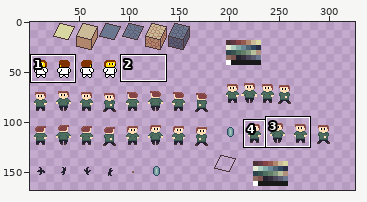
One commit to this sprite sheet: images/tiles.png. Above, an overview of the earlier version with the close-up marked.
Close-up. First the earlier version:
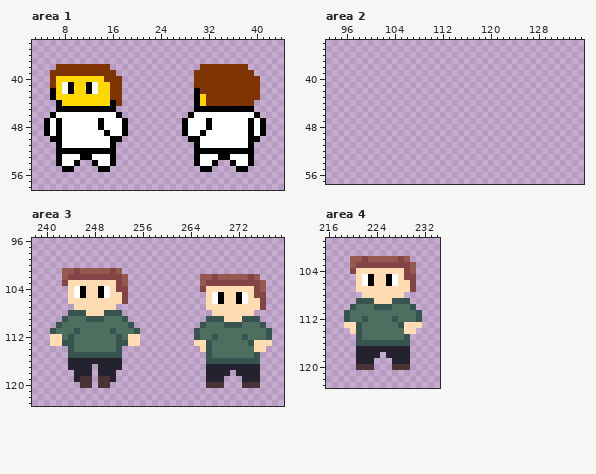
The file is 326x180 pixels. Shown: area 1: x 3..44, y 34..58; area 2: x 93..135, y 34..57; area 3: x 238..279, y 96..123; area 4: x 216..234, y 99..123. The wide view leaves out empty margins. The commit also changed other parts of the picture, which this record leaves out.
The result:
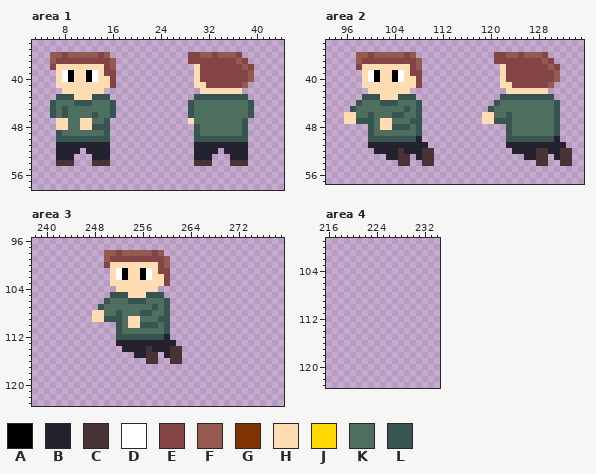
Palette (. is transparent): A #000000  B #24222e  C #4a3337  D #ffffff  E #844344  F #945a50  G #7f3300  H #ffdcb1  J #ffd800  K #4e6e60  L #385450
Change:
Changed rows in their new state; - is an unchanged pixel.
Area 1:
first column x 5:
36 -FFEFFFFFEF-------------EEFFEFFFE----
37 -FEEEEEEEEEF------------EEEEEEEEFE---
38 -EHHHHHHHHEF-------------HEEEEEEEFE--
39 -.HDAHHADHEE-------------HEEEEEEEEF--
40 -.HDAHHADHHE.------------HEEEEEEEEF.-
41 -.HHHHHHHHHE.------------HHEEEEEEF..-
42 -..HHHHHHH...------------.HHHHHHH...-
43 -.LLLHHHLLL..------------LLLLLLLLL..-
44 -LKKKLLLKKKL.-----------LKKKKKKKKKL--
45 -LKLKKKKKKKL------------LKKKKKKKKKL--
46 -LKLKKKKLKKL.-----------LKKKKKKKKKL.-
47 ..HHKKHHKKL...---------.HKKKKKKKKL...
48 ..HHKKHHLLL...---------..LKKKKKKKL...
49 ..LKKKKKKKL...---------..LKKKKKKKL...
50 -.LLLLLLLLL..-----------.LLLLLLLLL..-
51 --BBBBBBBBB.-------------BBBBBBBBB.--
52 --BBBB.BBBB.-------------BBBB.BBBB.--
53 --BBB...BBB.-------------BBB...BBB.--
54 --CCC.--CCC.-------------CCC.--CCC.--
55 ---..----..---------------..----..---
Area 2:
first column x 96:
36 --FFEFFFFFEF-------------EEFFEFFFE----
37 --FEEEEEEEEEF------------EEEEEEEEFE---
38 --EHHHHHHHHEF-------------HEEEEEEEFE--
39 ---HDAHHADHEE-------------HEEEEEEEEF--
40 ---HDAHHADHHE-------------HEEEEEEEEF--
41 ---HHHHHHHHHE-------------HHEEEEEEF---
42 ----HHHHHHH----------------HHHHHHH----
43 ---LLLHHHLLL--------------LLLLLLLLL---
44 --LKKKLLLKKKL------------LKKKKKKKKKL--
45 -LKKKKKKKKLKL-----------LKKKKKKKKKKL--
46 HHKKLKKKLLKKL----------HHKKLKKKKKKKL--
47 HHLLLKHHKKKLL----------HHLLLKKKKKKKL--
48 ----LKHHLLLKL--------------LKKKKKKKL--
49 ----LKKKKKKKL--------------LKKKKKKKL--
50 ----LLLLLLLLB--------------LLLLLLLLB--
51 ----BBBBBBBBBB-------------BBBBBBBBBB-
52 -----BBBBCBBBCC-------------BBBBCCBBCC
53 -------BBCC-BCC---------------BBCC-BCC
54 ---------CC--CC-----------------CC--CC
Area 3:
first column x 241:
 98 ---------FFEFFFFFEF------------------
 99 ---------FEEEEEEEEEF-----------------
100 ---------EHHHHHHHHEF-----------------
101 --........HDAHHADHEE-----------------
102 --........HDAHHADHHE-----..........--
103 --........-HHHHHHHHE-----...........-
104 ---........HHHHHHH-------...........-
105 ---.......LLLHHHLLL-------..........-
106 ---......LKKKLLLKKKL------..........-
107 ----....LKKKKKKKKLKL------..........-
108 ---....--KK-KKKLLKKL-------.......---
109 --.....HHLLLKHHKKKLL------.........--
110 -..........L-HHLLLKL-----...........-
111 ...........L--KKKKKL----.............
112 ...........-LLLLLLLB----.............
113 ...........BBBBBBBBBB---.............
114 ---.........BBBBCBBBCC---...........-
115 ---.........--BBCC-BCC----.........--
116 ---.........----CC--CC----.........--
117 ---....-....--------------.........--
118 ----...-...---------------....-....--
119 ----...-...---------------...---...--
120 -----..-..----------------...---...--
Area 4:
first column x 219:
102 -..........--
103 -...........-
104 -...........-
105 --..........-
106 --..........-
107 --..........-
108 ---.......---
109 --.........--
110 -...........-
111 .............
112 .............
113 .............
114 -...........-
115 --.........--
116 --.........--
117 --.........--
118 --....-....--
119 --...---...--
120 --...---...--
Pixel boxes of the changes (left, top, right, bottom) in both close-ups:
changed: (44, 52, 128, 172)
changed: (182, 52, 266, 172)
added: (344, 52, 434, 166)
added: (482, 52, 572, 166)
changed: (50, 250, 272, 388)
erased: (344, 256, 422, 370)
